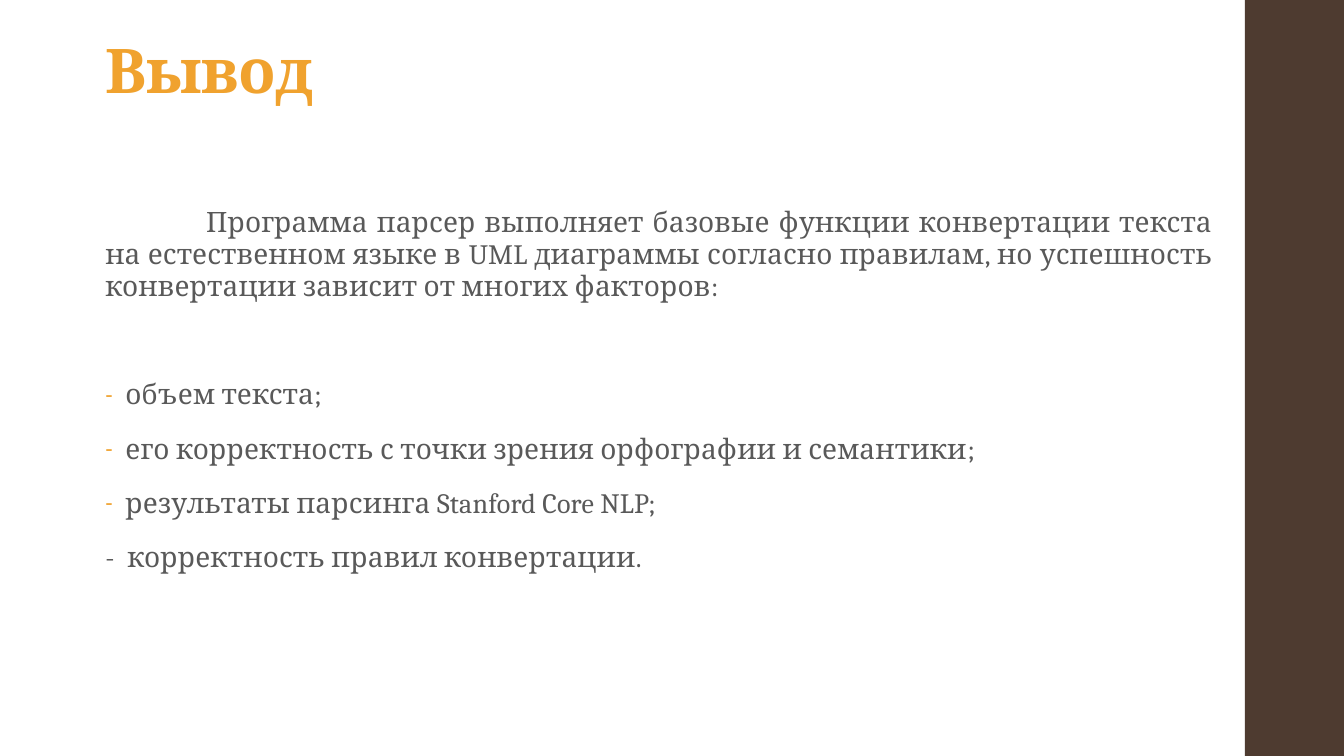
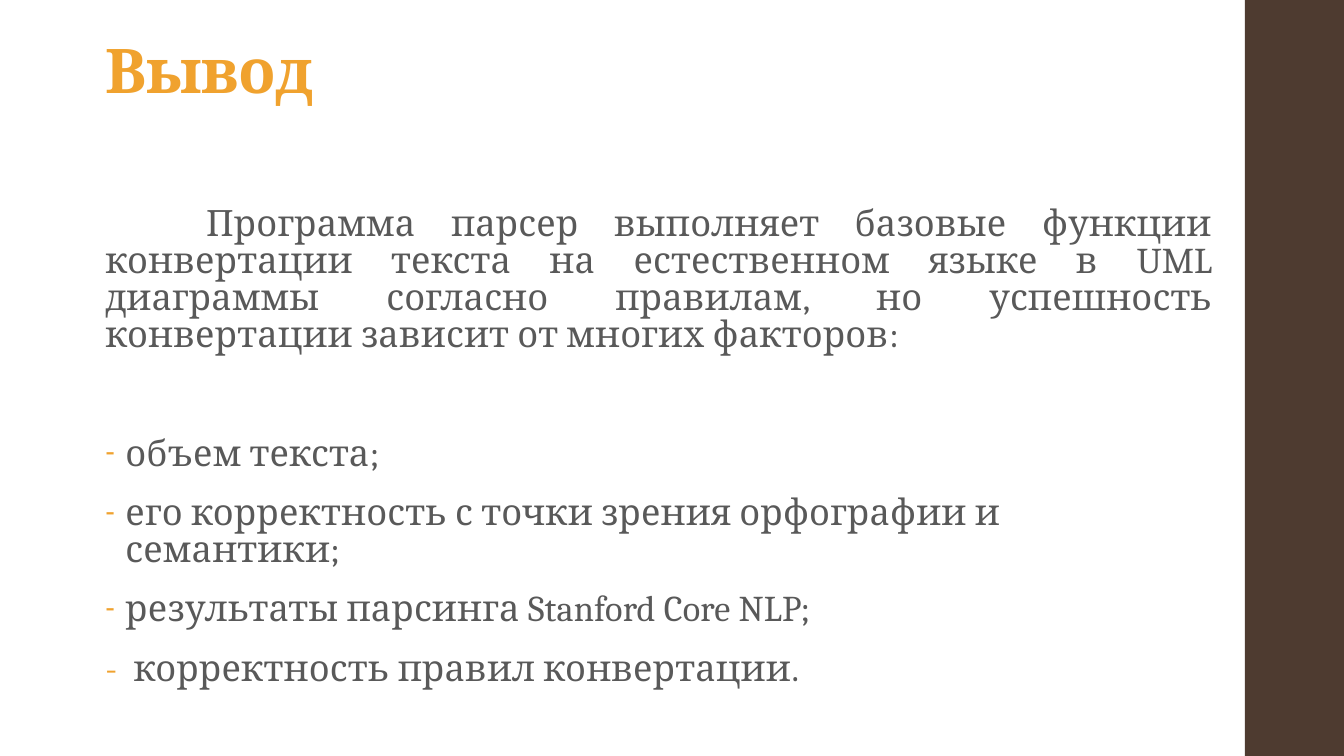
Before and after one commit to alexnodejs/onto-diploma, a slide deck: slide 20 of presentation/Moiseyenko_presentation.pptx (slide 21 before the commit). Drawn at 1344x756 pixels with LibreOffice and Linux fonts; fonts in the diff are those of the drawing. Boxes give left, top, right and bottom in pixels: in the first picture for what was removed or moved away, otherwise in the second. Text is boxed around its words. In the diff, an @@ line names an element or a change of style, - is before the commit and + after.

```diff
--- a/presentation/Moiseyenko_presentation.pptx
+++ b/presentation/Moiseyenko_presentation.pptx
@@ text "Программа парсер выполняет базовые функции ..." at (105, 208, 1213, 690): size 20 to 25.9 pt; text colour #595959 to #F0A22E in "-"; line spacing 0.95 to 0.85 @@
```
Also in this commit, not shown: 8 other slides changed, 1 slide added, 2 slides removed, 2 other files.
